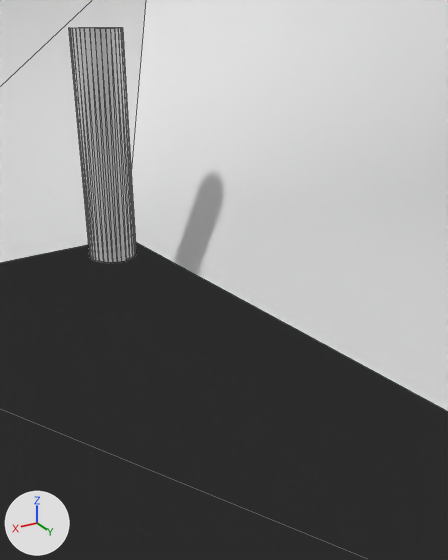
Renders of the OBJ model assets/3D/beacon_scene.obj from each side of a commit.
One viewpoint serves both versions: a 50 mm camera at (0.27, 0.464, 0.227) aimed at (-0.135, -0.212, -0.11). Arrows for +X, +Y and +Z are at lower left; the lights stay in place. Mesh edges are drawn as thin lines. Where no turn or scale is listed for an object, it has been applied to the vertices.

Objects in the first picture: 'Arena', 'Cylinder'.
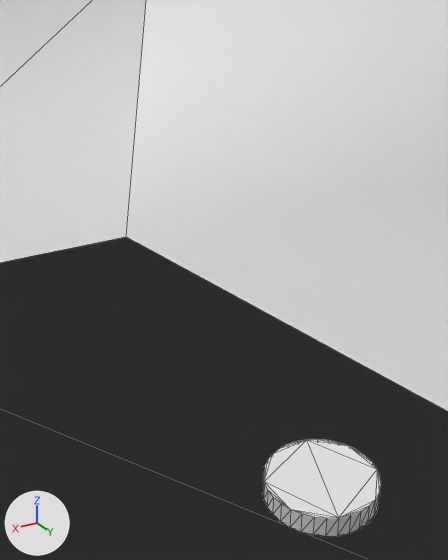
Diff of the bpy script that builds the scene:
```diff
--- a/assets/3D/beacon_scene.obj.py
+++ b/assets/3D/beacon_scene.obj.py
@@ me_cylinder @@
 # used by ob_cylinder; location = (0.0, 0.0, 0.0)
-me_cylinder.from_pydata(...)  # 64 vertices, 124 faces; spans x -0.173..-0.083, y -0.665..-0.576, z -0.205..0.205
+me_cylinder.from_pydata(...)  # 64 vertices, 124 faces; spans x -0.161..-0.033, y -0.004..0.12, z -0.258..-0.234
+# me_cylinder part 1: the whole mesh is rebuilt
+# me_cylinder part 2
+# 32 vertices are added at x -0.161..-0.033, y -0.004..0.12, z -0.258
+# 32 new vertices lie (0.0, 0.0, 0.024) away from vertices in x -0.161..-0.033, y -0.004..0.12, z -0.258
+# 124 new faces join them
 me_cylinder.materials.append(mat_none)
```

Where the change shows, as pixel boxes [x1, y1, x2, y2] in the pictures (448 x 560 px):
'Cylinder', reshaped (75% wider, 59% shorter): before [69, 27, 136, 263]; after [263, 439, 381, 536]
part 1 of me_cylinder, deleted: before [69, 27, 136, 263]
part 2 of me_cylinder, added: after [263, 439, 381, 536]
